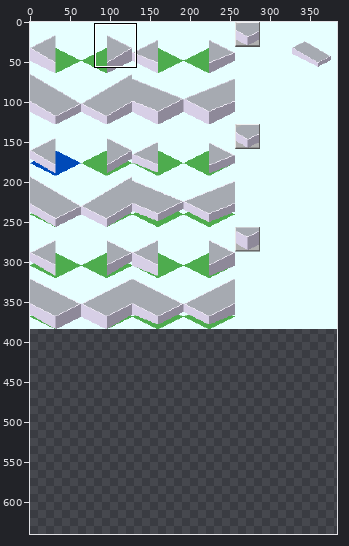
One commit to this sprite sheet: Cublic/Join_Stair/Join_Stair_1-2-1.png. Above, an overview of the earlier version with the close-up marked.
Close-up. First the earlier version:
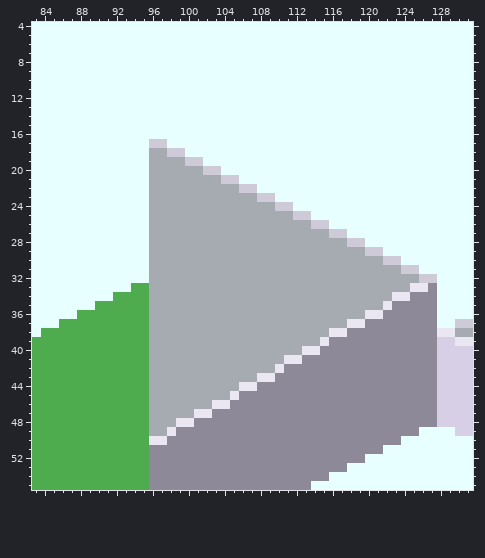
The file is 384x384 pixels. Shown: x 83..131, y 4..55. The old version is drawn lined up with the new one, on the new canvas. The commit also changed other parts of the picture, which this record leaves out.
The same view after the edit:
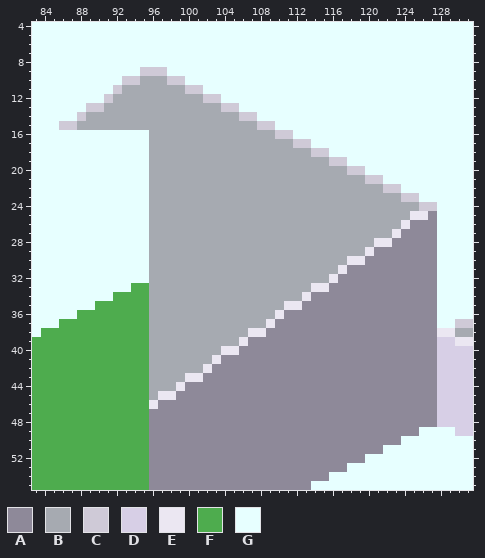
Palette (. is transparent): A #8e8999  B #a6aab1  C #cfcad7  D #d7cfe6  E #ebe7f2  F #4eac4e  G #e7ffff
The exact change:
canvas 384x384 -> 384x640
Changed rows in their new state; - is an unchanged pixel.
first column x 86:
 9 ---------CCC------------------------------
10 -------CCBBBCC----------------------------
11 ------CBBBBBBBCC--------------------------
12 -----CBBBBBBBBBBCC------------------------
13 ---CCBBBBBBBBBBBBBCC----------------------
14 --CBBBBBBBBBBBBBBBBBCC--------------------
15 CCBBBBBBBBBBBBBBBBBBBBCC------------------
16 ----------BBBBBBBBBBBBBBCC----------------
17 ----------BBBBBBBBBBBBBBBBCC--------------
18 ------------BBBBBBBBBBBBBBBBCC------------
19 --------------BBBBBBBBBBBBBBBBCC----------
20 ----------------BBBBBBBBBBBBBBBBCC--------
21 ------------------BBBBBBBBBBBBBBBBCC------
22 --------------------BBBBBBBBBBBBBBBBCC----
23 ----------------------BBBBBBBBBBBBBBBBCC--
24 ------------------------BBBBBBBBBBBBBBBBCC
25 --------------------------BBBBBBBBBBBBBEEA
26 ----------------------------BBBBBBBBBBEAAA
27 ------------------------------BBBBBBBEAAAA
28 --------------------------------BBBEEAAAAA
29 ----------------------------------EAAAAAAA
30 --------------------------------EEAAAAAAAA
31 -------------------------------EAAAAAAAAAA
32 ------------------------------EAAAAAAAAAAA
33 ----------------------------EEAAAAAAAAAAA-
34 ---------------------------EAAAAAAAAAAA---
35 -------------------------EEAAAAAAAAAA-----
36 ------------------------EAAAAAAAAAAA------
37 -----------------------EAAAAAAAAAA--------
38 ---------------------EEAAAAAAAAA----------
39 --------------------EAAAAAAAAA------------
40 ------------------EEAAAAAAAAA-------------
41 -----------------EAAAAAAAAA---------------
42 ----------------EAAAAAAAA-----------------
43 --------------EEAAAAAAAA------------------
44 -------------EAAAAAAAA--------------------
45 -----------EEAAAAAAA----------------------
46 ----------EAAAAAAAA-----------------------
47 ----------AAAAAAA-------------------------
48 ----------AAAAA---------------------------
49 ----------AAA-----------------------------
50 ----------AA------------------------------
